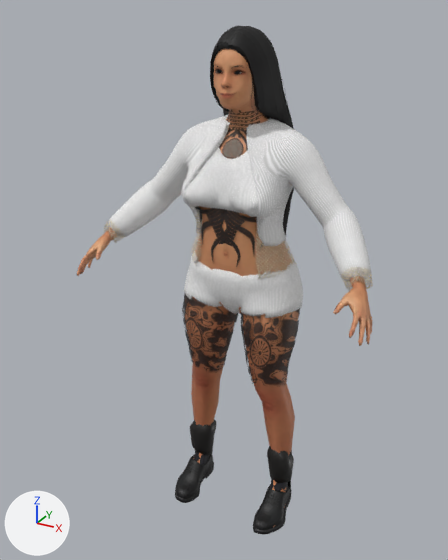
One commit to the glTF model models/dancers/dancer_danny.glb: the scene before it, then after it.
One viewpoint serves both versions: a camera (50 mm lens) standing at (0.858, -1.602, 0.894) and looking at (-0.038, 0.028, 0.079). The lights are fixed; the arrows at lower left show +X, +Y and +Z. The first picture is the older version. Vertices at exactly the same position are counted once.

Script lines for the objects in view, before the commit:
```python
me_dancer_danny = bpy.data.meshes.new('dancer_danny')
me_dancer_danny.from_pydata(...)  # 21770 vertices, 38574 faces; spans x -0.5..0.5, y -0.19..0.22, z -0.83..0.85
me_dancer_danny.materials.append(mat_skin)
me_dancer_danny.materials.append(mat_skin_details)  # picture img_look_f6w2fe_png
me_dancer_danny.materials.append(mat_eyes)
me_dancer_danny.materials.append(mat_eyebrows)
me_dancer_danny.materials.append(mat_eyelashes)
me_dancer_danny.materials.append(mat_teeth)
me_dancer_danny.materials.append(mat_tongue)  # picture img_tongue_tongue01_jpg
me_dancer_danny.materials.append(mat_shoes)  # picture img_outfit_shoes03_jpg
me_dancer_danny.materials.append(mat_ssx_string_bottom)  # picture img_gen_1ilf4jc_png
me_dancer_danny.materials.append(mat_ssx_string_top)  # picture img_gen_1ilf4jc_png
me_dancer_danny.materials.append(mat_ssx_crop_top)  # picture img_gen_arzi5p_png
me_dancer_danny.materials.append(mat_ssx_shorts)  # picture img_gen_arzi5p_png
me_dancer_danny.materials.append(mat_ssx_cardigan)  # picture img_gen_arzi5p_png
me_dancer_danny.materials.append(mat_ssx_coverup)
me_dancer_danny.materials.append(mat_boot_shafts)  # picture img_gen_sd5a9b_png
me_dancer_danny.materials.append(mat_hair)
me_dancer_danny.materials.append(mat_gold)  # orange #e0b45a
ob_dancer_danny = bpy.data.objects.new('dancer_danny', me_dancer_danny)
ob_dancer_danny.location = (0.0, 0.0, 0.0)
```
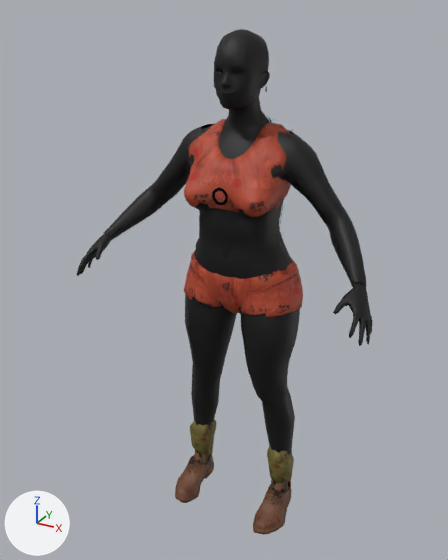
Pixel boxes (x1, y1, x2, y2) of what changed, in the pictures (448 x 560 px):
'dancer_danny', reshaped: before (77, 26, 373, 535); after (77, 29, 372, 535)
part 1 of me_dancer_danny, added: after (212, 188, 228, 205)
part 2 of me_dancer_danny, cut back: before (164, 97, 367, 372); after (103, 98, 361, 282)
part 3 of me_dancer_danny, reshaped: before (175, 434, 292, 535); after (175, 434, 291, 535)
part 4 of me_dancer_danny, recoloured: before (77, 48, 372, 527); after (77, 29, 372, 528)
part 5 of me_dancer_danny, recoloured: before (195, 109, 300, 385); after (104, 97, 367, 403)
part 6 of me_dancer_danny, recoloured: before (182, 450, 292, 529); after (181, 450, 292, 511)
part 7 of me_dancer_danny, recoloured: after (184, 156, 275, 209)
part 8 of me_dancer_danny, recoloured (white to red): before (185, 146, 258, 217); after (185, 119, 290, 217)
part 9 of me_dancer_danny, recoloured: before (184, 167, 258, 211)
part 10 of me_dancer_danny, recoloured (grey to red): (187, 253, 303, 318) in both
part 11 of me_dancer_danny, recoloured: before (109, 114, 371, 280)
part 12 of me_dancer_danny, recoloured: before (104, 216, 373, 291)
part 13 of me_dancer_danny, recoloured (black to brown): (190, 419, 294, 483) in both
part 14 of me_dancer_danny, recoloured: before (210, 26, 294, 243)

The change, as a diff of the scene's bpy script:
```diff
--- a/models/dancers/dancer_danny.glb.py
+++ b/models/dancers/dancer_danny.glb.py
@@ img_ssx_body @@
+img_ssx_body = load_image('SSX body', '_unpacked/SSX_body', 512, 512, 'sRGB')
@@ img_ssx_masked @@
+img_ssx_masked = load_image('SSX masked', '_unpacked/SSX_masked', 512, 512, 'sRGB')
@@ mat_ssx_body @@
+mat_ssx_body = bpy.data.materials.new('SSX body')
+# uses the picture img_ssx_body
@@ mat_ssx_masked @@
+mat_ssx_masked = bpy.data.materials.new('SSX masked')
+# uses the picture img_ssx_masked
@@ me_dancer_danny @@
 # used by ob_dancer_danny; location = (0.0, 0.0, 0.0)
-me_dancer_danny.from_pydata(...)  # 21770 vertices, 38574 faces; spans x -0.5..0.5, y -0.19..0.22, z -0.83..0.85
-me_dancer_danny.materials.append(mat_eyes)
-me_dancer_danny.materials.append(mat_eyebrows)
-me_dancer_danny.materials.append(mat_eyelashes)
-me_dancer_danny.materials.append(mat_teeth)
-me_dancer_danny.materials.append(mat_tongue)  # picture img_tongue_tongue01_jpg
-me_dancer_danny.materials.append(mat_ssx_string_bottom)  # picture img_gen_1ilf4jc_png
-me_dancer_danny.materials.append(mat_gold)  # orange #e0b45a
+me_dancer_danny.from_pydata(...)  # 15874 vertices, 27443 faces; spans x -0.5..0.5, y -0.19..0.22, z -0.83..0.85
+# me_dancer_danny part 1: a new loose piece of 96 vertices spanning x -0.03..0.03, y -0.07..-0.06, z 0.36..0.41, in mat_ssx_body
+# me_dancer_danny part 2: 249 vertices moved within x -0.3..0.43, y -0.07..0.19, z -0.03..0.69; 2588 vertices removed from x -0.21..0.45, y -0.08..0.21, z -0.35..0.69; 50 vertices added at x -0.45..0.01, y -0.07..-0.02, z 0.18..0.67
+# me_dancer_danny part 3: 73 vertices moved within x -0.23..0.23, y -0.09..0.13, z -0.81..-0.63; 1445 vertices removed from x -0.23..0.23, y -0.09..0.14, z -0.83..-0.62
+# me_dancer_danny part 4: 3168 faces spanning x -0.5..0.5, y -0.19..0.21, z -0.81..0.84 switch from mat_skin to mat_ssx_body
+# me_dancer_danny part 5: 3708 faces spanning x -0.45..0.45, y -0.08..0.21, z -0.33..0.66 switch from mat_skin_details (picture img_look_f6w2fe_png) to mat_ssx_body
+# me_dancer_danny part 6: 209 faces spanning x -0.23..0.21, y -0.09..0.14, z -0.82..-0.58 switch from mat_shoes (picture img_outfit_shoes03_jpg) to mat_ssx_body
+# me_dancer_danny part 7: 69 faces spanning x -0.14..0.14, y -0.07..0.01, z 0.36..0.49 switch from mat_ssx_string_top (picture img_gen_1ilf4jc_png) to mat_ssx_body
+# me_dancer_danny part 8: 1088 faces spanning x -0.17..0.17, y -0.07..0.18, z 0.34..0.58 switch from mat_ssx_crop_top (picture img_gen_arzi5p_png) to mat_ssx_body
+# me_dancer_danny part 9: 75 faces spanning x -0.14..0.14, y -0.07..0.01, z 0.36..0.49 switch from mat_ssx_crop_top (picture img_gen_arzi5p_png) to mat_ssx_masked
+# me_dancer_danny part 10: 611 faces spanning x -0.21..0.21, y -0.03..0.22, z -0.04..0.16 switch from mat_ssx_shorts (picture img_gen_arzi5p_png) to mat_ssx_body
+# me_dancer_danny part 11: 1323 faces spanning x -0.45..0.45, y -0.07..0.19, z 0.18..0.61 switch from mat_ssx_cardigan (picture img_gen_arzi5p_png) to mat_ssx_masked
+# me_dancer_danny part 12: 2077 faces spanning x -0.47..0.47, y -0.08..0.22, z -0.04..0.61 switch from mat_ssx_coverup to mat_ssx_masked
+# me_dancer_danny part 13: 497 faces spanning x -0.21..0.21, y 0.04..0.14, z -0.71..-0.54 switch from mat_boot_shafts (picture img_gen_sd5a9b_png) to mat_ssx_body
+# me_dancer_danny part 14: 3754 faces spanning x -0.13..0.13, y -0.02..0.21, z 0.13..0.85 switch from mat_hair to mat_ssx_masked
+# other edits to the shape of me_dancer_danny do not show in these pictures
```
